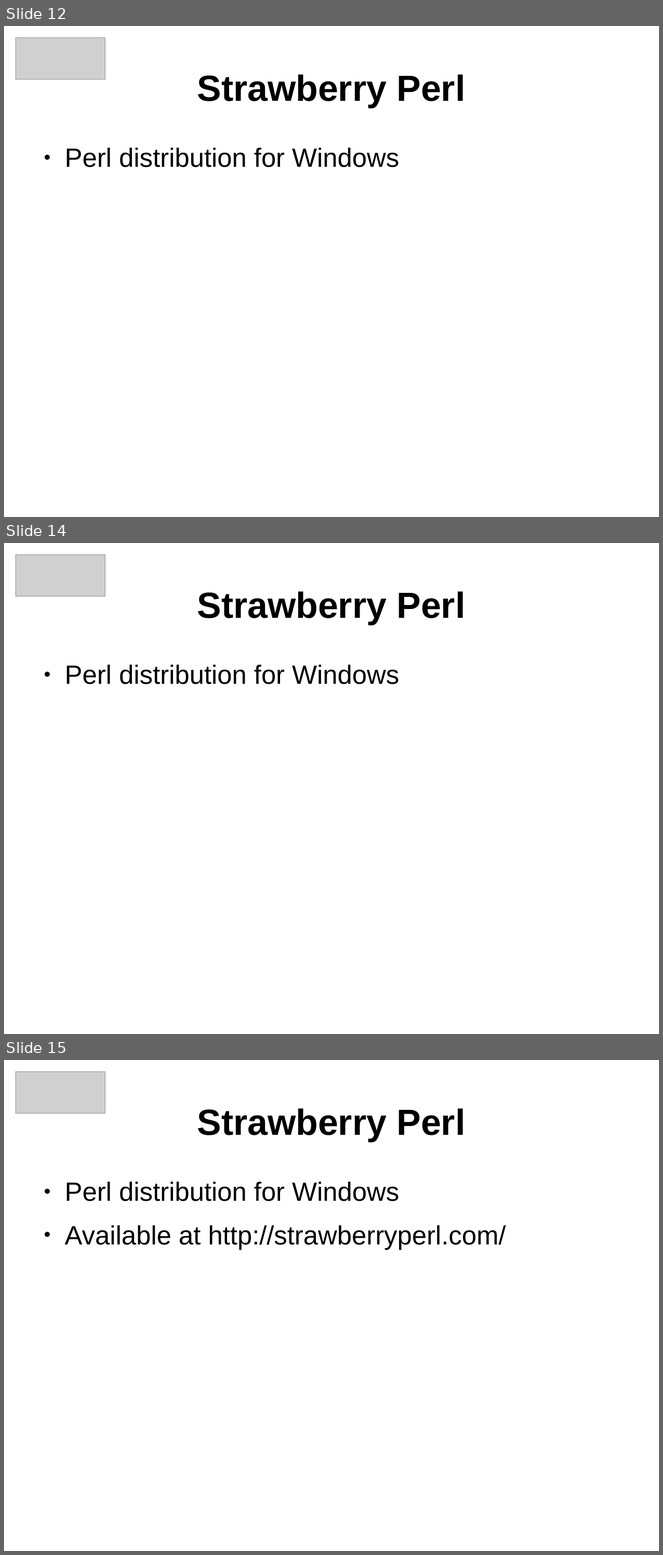
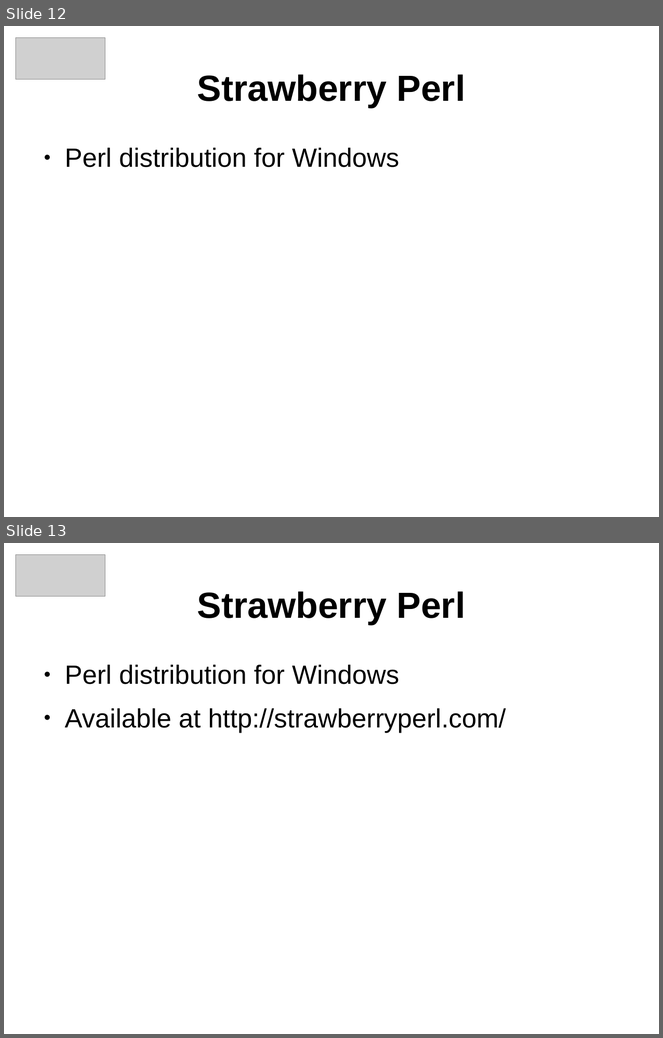
Before and after one commit to arpadszasz/perl-hosting-beginners-talk, a slide deck: clujpm-march2013-talk.odp. Shown one above the other, each under a label of ours: slides 12, 14 and 15 before the commit, slides 12 and 13 after it; the slides between them are not shown. The pictures are 663x1555 and 663x1038 pixels, drawn with LibreOffice and Linux fonts; fonts in the diff are those of the drawing; grey boxes stand for pictures. Boxes give left, top, right and bottom in pixels: in the first picture for what was removed or moved away, otherwise in the second. Text is boxed around its words. In the diff, an @@ line names an element or a change of style, - is before the commit and + after.

```diff
--- a/clujpm-march2013-talk.odp
+++ b/clujpm-march2013-talk.odp
@@ slide 14 removed at [4,543,659,1034], background #FFFFFF @@
@@ picture removed at [16,555,105,597] @@
@@ title removed at [197,591,465,625] @@
-Strawberry Perl
@@ text removed at [65,665,399,684] @@
-● Perl distribution for Windows
@@ what was slide 15 is now slide 13 @@
```
Also in this commit, not shown: 19 slides changed, 4 slides added, 1 other slide removed, 1 other file.
